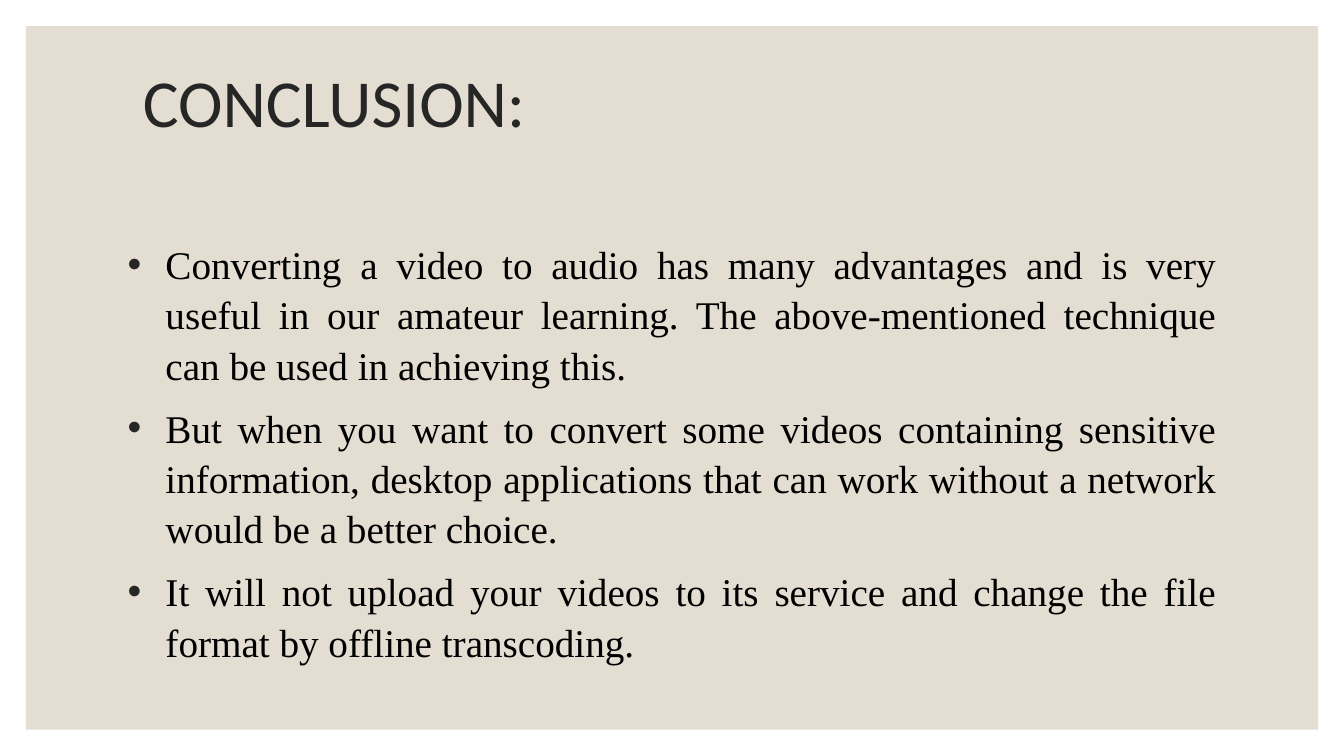
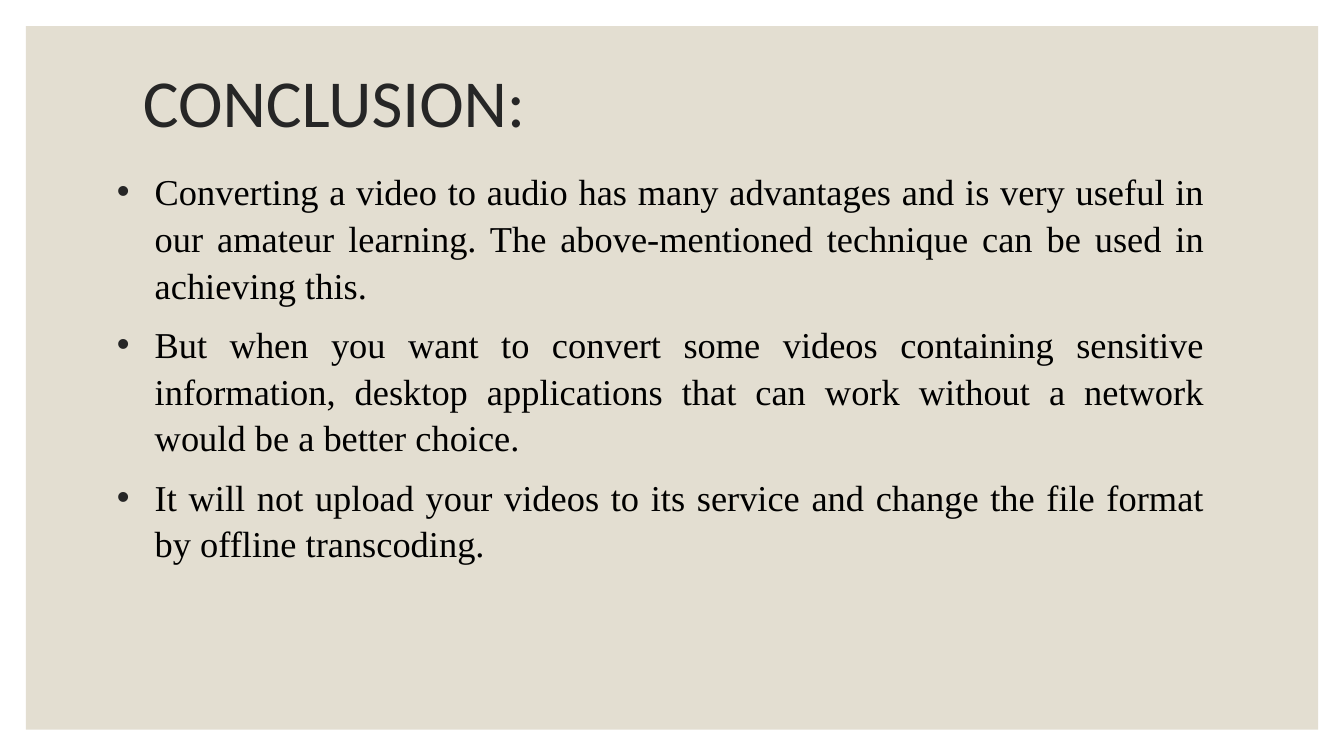
Before and after one commit to ABHRAMVIDIYALA/VIDEO_TO_AUDIO, a slide deck: slide 17 of VIDEO TO AUDIO CONVERTER.pptx (slide 8 before the commit). Drawn at 1344x756 pixels with LibreOffice and Linux fonts; fonts in the diff are those of the drawing. Boxes give left, top, right and bottom in pixels: in the first picture for what was removed or moved away, otherwise in the second. Text is boxed around its words. In the diff, an @@ line names an element or a change of style, - is before the commit and + after.

```diff
--- a/VIDEO TO AUDIO CONVERTER.pptx
+++ b/VIDEO TO AUDIO CONVERTER.pptx
@@ text "Converting a video to audio ...": place and size @@
-text "Converting a video to audio ..." at [165,251,1216,664]
+text "Converting a video to audio ..." at [155,179,1203,565]
@@ text "Converting a video to audio ..." at [155,179,1203,565]: size 28 to 26 pt @@
```
Also in this commit, not shown: 5 other slides changed, 9 slides added.
